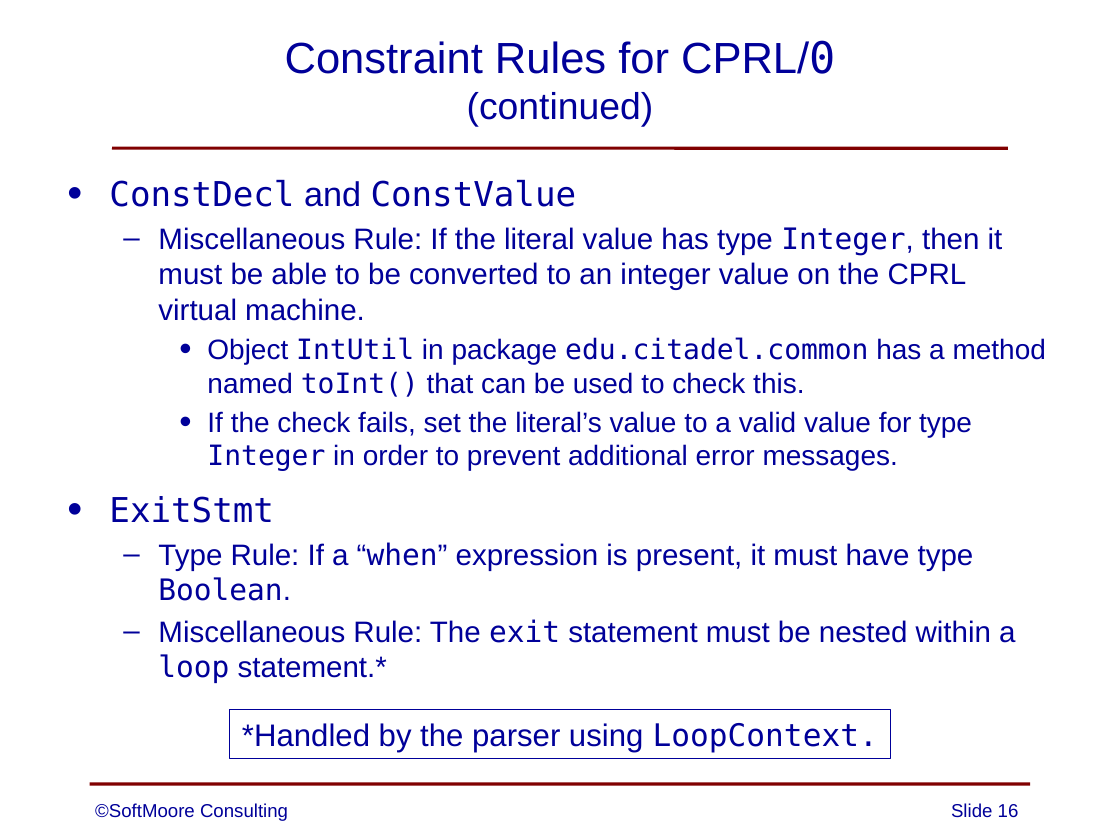
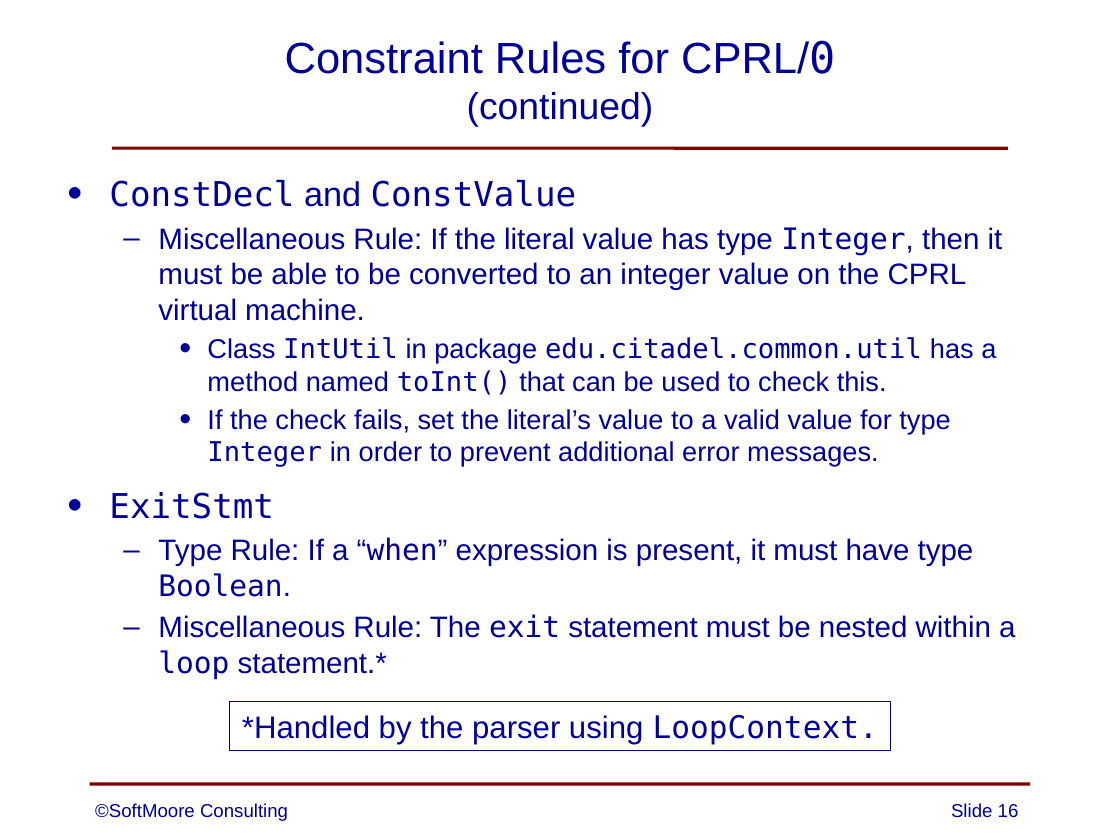
Before and after one commit to SoftMoore/CPRL-Java-4th, a slide deck: slide 16 of PowerPoints/09 - Constraint Analysis.pptx. Drawn at 1120x840 pixels with LibreOffice and Linux fonts; fonts in the diff are those of the drawing. Boxes give left, top, right and bottom in pixels: in the first picture for what was removed or moved away, otherwise in the second. Text is boxed around its words. In the diff, an @@ line names an element or a change of style, - is before the commit and + after.

```diff
--- a/PowerPoints/09 - Constraint Analysis.pptx
+++ b/PowerPoints/09 - Constraint Analysis.pptx
@@ text at (207, 337, 996, 395): text changed; size 18 to 17.5 pt @@
-    • Object IntUtil in package edu.citadel.common has a method named toInt() that can be used to check this.
+    • Class IntUtil in package edu.citadel.common.util has a method named toInt() that can be used to check this.
@@ text at (207, 409, 950, 467): size 18 to 17.5 pt in "If the check fails, set the literal’s ..." @@
@@ rectangle "*Handled by the parser using ...": place and size @@
-rectangle "*Handled by the parser using ..." at (230, 709, 890, 758)
+rectangle "*Handled by the parser using ..." at (230, 701, 890, 750)
```
Also in this commit, not shown: 5 other slides changed.
